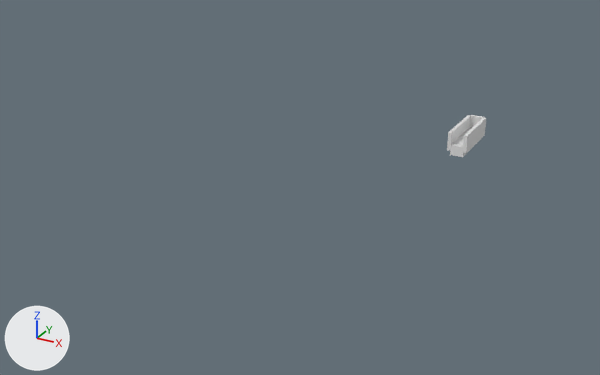
The FBX model FantasyAction/Game/Assets/modelData/fbx_file/bossStage.fbx: old version first, new version second.
Rendered twice from a camera (50 mm lens) standing at (212.0, -723.0, 264.0) and looking at (-101.0, -153.0, -21.0). Every picture has the same lights, and +X, +Y and +Z are marked at lower left. The first picture is the older version. Where no turn or scale is listed for an object, it has been applied to the vertices.

Names of what the first picture shows: 'jouheki', 'jouheki.001', 'jouheki.002', 'sironoyuka'.
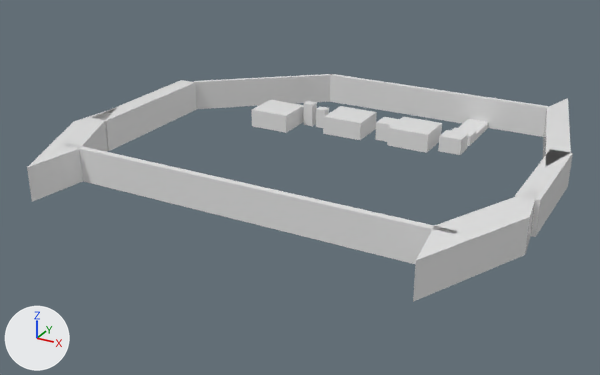
The change, as a list of edits to the scene's bpy script:
```text
Change me_mesh_003:
    used by ob_jouheki_002; parent = ob_level00; location = (119.4, 8.347, 17.7); rotation_euler = (0.0, 0.0, -1.571), in degrees (0, 0, -90); scale = (1.11, 0.0594, 2.47)
    remove me_mesh_003.from_pydata(...)  # 16 vertices, 24 faces; spans x -93.0..117.0, y -97.0..109.0, z 0.0..117.0
    add me_mesh_003.from_pydata(...)  # 16 vertices, 24 faces; spans x -23.0..27.0, y -64.0..77.0, z 0.0..28.0
    me_mesh_003 part 2: 12 of 16 vertices moved; they spanned x -93.0..117.0, y -97.0..109.0, z 0.0..117.0 and now span x -23.0..27.0, y -64.0..77.0, z 0.0..28.0; mean shift (-6.0, 0.0, -30.0); largest move (117.0, -97.0, 117.0) -> (27.0, 27.0, 28.0)
Change me_mesh_001:
    used by ob_sironoyuka; parent = ob_level00; location = (0.0, 0.0, -54.67)
    remove me_mesh_001.from_pydata(...)  # 16 vertices, 24 faces; spans x -116.0..116.0, y -104.0..103.0, z 0.0..166.0
    add me_mesh_001.from_pydata(...)  # 16 vertices, 24 faces; spans x -400.0..390.0, y -301.0..310.0, z 0.0..673.0
    me_mesh_001 part 1: the loose piece of 8 vertices spanning x -116.0..116.0, y -104.0..103.0, z 0.0..166.0 is scaled about its middle by (3.42, 2.96, 4.04), then moved by (-5.0, 5.0, 253.0)
Change ob_jouheki_002:
    ob_jouheki_002.location: (119.4, 8.347, 17.7) -> (-531.5, -1660.0, 112.0)
    ob_jouheki_002.scale: (1.11, 0.0594, 2.47) -> (1.41, 2.1, 4.09)
Change ob_sironoyuka:
    ob_sironoyuka.location: (0.0, 0.0, -54.67) -> (58.24, -1.371, 112.0)
    ob_sironoyuka.rotation_euler: (0.0, 0.0, 0.0) -> (0.0, 0.0, -1.571)  # degrees (0, 0, 0) -> degrees (0, 0, -90)
    ob_sironoyuka.scale: (1.0, 1.0, 1.0) -> (0.434, 0.285, 0.14)
Change ob_jouheki:
    ob_jouheki.location: (-13.98, 123.5, 17.7) -> (152.5, -1.372, 112.0)
    ob_jouheki.rotation_euler: (0.0, 0.0, 0.0) -> (0.0, 0.0, -1.571)  # degrees (0, 0, 0) -> degrees (0, 0, -90)
    ob_jouheki.scale: (1.11, 0.271, 2.47) -> (9.01, 0.109, 4.09)
Change ob_jouheki_001:
    ob_jouheki_001.location: (-13.98, -129.2, 17.7) -> (-109.0, -1464.0, 112.0)
    ob_jouheki_001.rotation_euler: (0.0, 0.0, 0.0) -> (0.0, 0.0, 0.753)  # degrees (0, 0, 0) -> degrees (0, 0, 43)
    ob_jouheki_001.scale: (1.11, 0.271, 2.47) -> (3.98, 1.16, 4.09)
Add ob_jouheki_003:
    ob_jouheki_003 = bpy.data.objects.new('jouheki.003', me_mesh_003)
    ob_jouheki_003.location = (80.2, -248.2, 0.0)
Add ob_sironoyuka_007:
    ob_sironoyuka_007 = bpy.data.objects.new('sironoyuka.007', me_mesh_016)  # 16 vertices, 24 faces; spans x -4.8..4.7, y -4.4..4.5, z 0.0..21.2; in mat_03___default (white #e7e7e7)
    ob_sironoyuka_007.location = (-142.4, -57.9, 0.0)
Add ob_sironoyuka_001:
    ob_sironoyuka_001 = bpy.data.objects.new('sironoyuka.001', me_mesh_010)  # 16 vertices, 24 faces; spans x -10.2..9.9, y -7.6..7.9, z 0.0..9.2; in mat_03___default (white #e7e7e7)
    ob_sironoyuka_001.location = (0.0, -33.3, 0.0)
Add ob_jouheki_007:
    ob_jouheki_007 = bpy.data.objects.new('jouheki.007', me_mesh_007)  # 16 vertices, 24 faces; spans x -27.4..22.2, y -68.5..76.3, z 0.0..28.1; in mat_01___default (white #e7e7e7)
    ob_jouheki_007.location = (-259.1, -248.2, 0.0)
Add ob_jouheki_008:
    ob_jouheki_008 = bpy.data.objects.new('jouheki.008', me_mesh_008)  # 16 vertices, 24 faces; spans x -146.0..182.0, y -2.0..3.0, z 0.0..28.0; in mat_01___default (white #e7e7e7)
    ob_jouheki_008.location = (-109.8, -265.6, 0.0)
Add ob_sironoyuka_004:
    ob_sironoyuka_004 = bpy.data.objects.new('sironoyuka.004', me_mesh_013)  # 16 vertices, 24 faces; spans x -10.2..9.9, y -9.0..9.2, z 0.0..16.6; in mat_03___default (white #e7e7e7)
    ob_sironoyuka_004.location = (-60.3, -57.8, 0.0)
Add ob_sironoyuka_008:
    ob_sironoyuka_008 = bpy.data.objects.new('sironoyuka.008', me_mesh_017)  # 16 vertices, 24 faces; spans x -19.0..18.5, y -17.4..17.9, z 0.0..16.6; in mat_03___default (white #e7e7e7)
    ob_sironoyuka_008.location = (-169.0, -72.6, 0.0)
Add ob_sironoyuka_003:
    ob_sironoyuka_003 = bpy.data.objects.new('sironoyuka.003', me_mesh_017.copy())
    ob_sironoyuka_003.location = (-36.1, -57.8, 0.0)
Add ob_sironoyuka_005:
    ob_sironoyuka_005 = bpy.data.objects.new('sironoyuka.005', me_mesh_017.copy())
    ob_sironoyuka_005.location = (-100.3, -57.8, 0.0)
Add ob_jouheki_006:
    ob_jouheki_006 = bpy.data.objects.new('jouheki.006', me_mesh_006)  # 16 vertices, 24 faces; spans x -7.7..9.6, y -62.1..70.0, z 0.0..28.1; in mat_01___default (white #e7e7e7)
    ob_jouheki_006.location = (-272.9, -143.6, 0.0)
Add ob_sironoyuka_006:
    ob_sironoyuka_006 = bpy.data.objects.new('sironoyuka.006', me_mesh_015)  # 16 vertices, 24 faces; spans x -4.8..4.7, y -4.4..4.5, z 0.0..17.8; in mat_03___default (white #e7e7e7)
    ob_sironoyuka_006.location = (-129.2, -57.9, 0.0)
Add ob_jouheki_005:
    ob_jouheki_005 = bpy.data.objects.new('jouheki.005', me_mesh_005)  # 16 vertices, 24 faces; spans x -48.4..60.5, y -41.8..52.0, z 0.0..28.1; in mat_01___default (white #e7e7e7)
    ob_jouheki_005.location = (-218.1, -32.8, 0.0)
Add ob_jouheki_004:
    ob_jouheki_004 = bpy.data.objects.new('jouheki.004', me_mesh_004)  # 16 vertices, 24 faces; spans x -49.2..61.6, y -2.5..2.8, z 0.0..28.1; in mat_01___default (white #e7e7e7)
    ob_jouheki_004.location = (-109.8, 16.4, 0.0)
Add ob_sironoyuka_002:
    ob_sironoyuka_002 = bpy.data.objects.new('sironoyuka.002', me_mesh_011)  # 16 vertices, 24 faces; spans x -10.2..9.9, y -9.0..9.2, z 0.0..14.2; in mat_03___default (white #e7e7e7)
    ob_sironoyuka_002.location = (0.0, -57.8, 0.0)
```

Boxes [x1, y1, x2, y2] around the edits, measured in the pictures (600 x 375 px; the box of a moved part takes in the faces that stretch with it):
'jouheki.008', added: after [62, 143, 457, 264]
'jouheki.003', added: after [413, 191, 537, 302]
'jouheki', moved, turned, rescaled: before [447, 115, 471, 151]; after [430, 89, 548, 137]
'jouheki.005', added: after [194, 74, 331, 109]
'jouheki.007', added: after [27, 109, 113, 202]
'jouheki.006', added: after [93, 80, 197, 151]
'jouheki.004', added: after [330, 74, 432, 118]
'jouheki.002', reshaped, moved, rescaled (mostly hidden before): before [470, 115, 485, 127]; after [515, 149, 573, 237]
'jouheki.001', moved, turned, rescaled: before [463, 118, 486, 153]; after [543, 98, 571, 165]
'sironoyuka.003', added: after [387, 117, 442, 153]
'sironoyuka.005', added: after [323, 106, 377, 140]
'sironoyuka.008', added: after [251, 100, 304, 133]
'sironoyuka.002', added: after [438, 130, 468, 155]
'sironoyuka', reshaped, moved, turned, rescaled: before [450, 127, 481, 157]; after [459, 119, 489, 140]
'sironoyuka.004', added: after [375, 117, 399, 142]
'sironoyuka.007', added: after [304, 101, 317, 126]
'sironoyuka.006', added: after [316, 106, 329, 128]
'sironoyuka.001', added: after [451, 128, 476, 146]
part 2 of me_mesh_003, moved or reshaped: before [470, 115, 485, 127]; after [413, 191, 537, 302]
